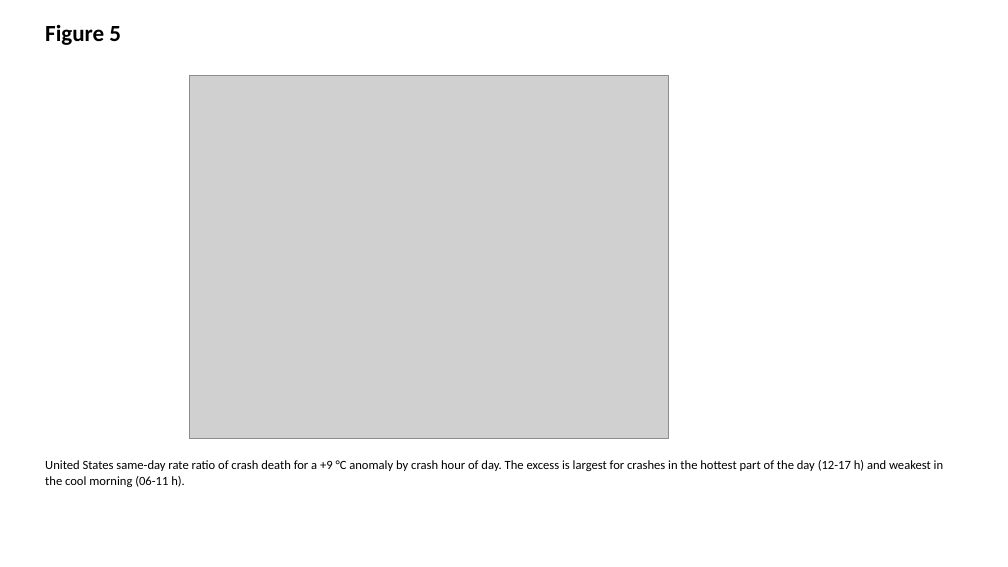
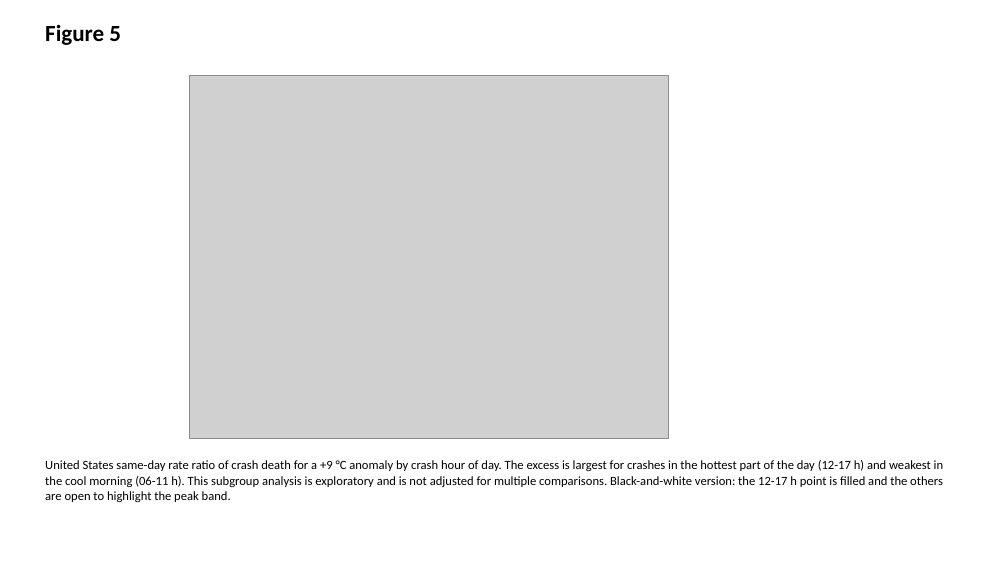
Before and after one commit to bougtoir/heat-accidents-mortality, a slide deck: slide 5 of heat_accidents_mortality/output/manuscript_bw/figures.pptx. Drawn at 1008x567 pixels with LibreOffice and Linux fonts; fonts in the diff are those of the drawing; grey boxes stand for pictures. Boxes give left, top, right and bottom in pixels: in the first picture for what was removed or moved away, otherwise in the second. Text is boxed around its words. In the diff, an @@ line names an element or a change of style, - is before the commit and + after.

```diff
--- a/heat_accidents_mortality/output/manuscript_bw/figures.pptx
+++ b/heat_accidents_mortality/output/manuscript_bw/figures.pptx
@@ text at [45,460,943,502]: text changed @@
-United States same-day rate ratio of crash death for a +9 °C anomaly by crash hour of day. The excess is largest for crashes in the hottest part of the day (12-17 h) and weakest in the cool morning (06-11 h).
+United States same-day rate ratio of crash death for a +9 °C anomaly by crash hour of day. The excess is largest for crashes in the hottest part of the day (12-17 h) and weakest in the cool morning (06-11 h). This subgroup analysis is exploratory and is not adjusted for multiple comparisons. Black-and-white version: the 12-17 h point is filled and the others are open to highlight the peak band.
```
Also in this commit, not shown: 9 other slides changed, 42 other files.
